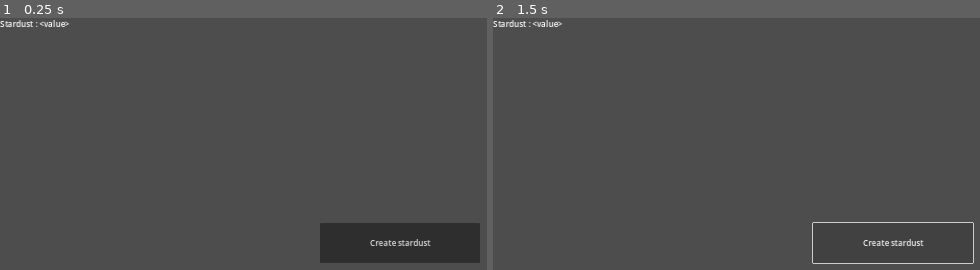
Above: before the commit, frames 1-2 (left to right).
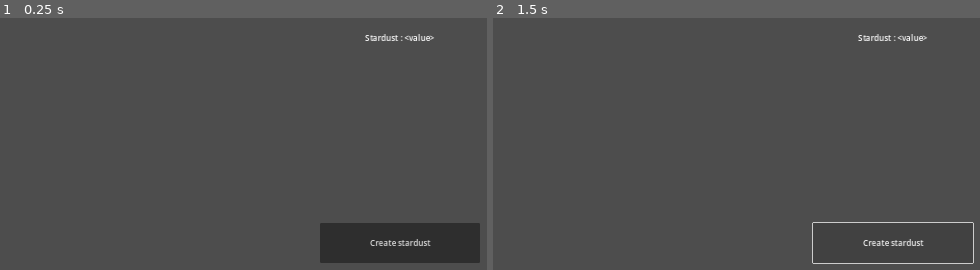
Above: after the commit, the same moments.

Repository: allanjchiang/project_stardust
Game: Godot game, scene res://scenes/prototypes/clicker/prototype_clicker.tscn
Two runs of this game, one before a commit and one after it. Both use one fixed random seed, a clock stepped at 60 frames per second and the inputs below. The project has no main scene, so this scene is started directly.
Inputs:
- Up to frame 1 (0.25 s): no input
- Up to frame 2 (1.5 s): click "Create stardust" at 0.5 s; click "Create stardust" at 1.25 s

The runs differ from the first frame. In frame 1, 0.4% of the frame differs, in the area x 0-90%, y 0-10%; in frame 2, 0.4%.

Commit message:
Align text to center

Diff:
--- a/scenes/prototypes/clicker/prototype_clicker.tscn
+++ b/scenes/prototypes/clicker/prototype_clicker.tscn
@@ -16,6 +16,8 @@
 offset_bottom = 23.0
 grow_horizontal = 2
 text = "Stardust : <value>"
+horizontal_alignment = 1
+vertical_alignment = 1
 
 [node name="Button" type="Button" parent="."]
 custom_minimum_size = Vector2(320, 80)
